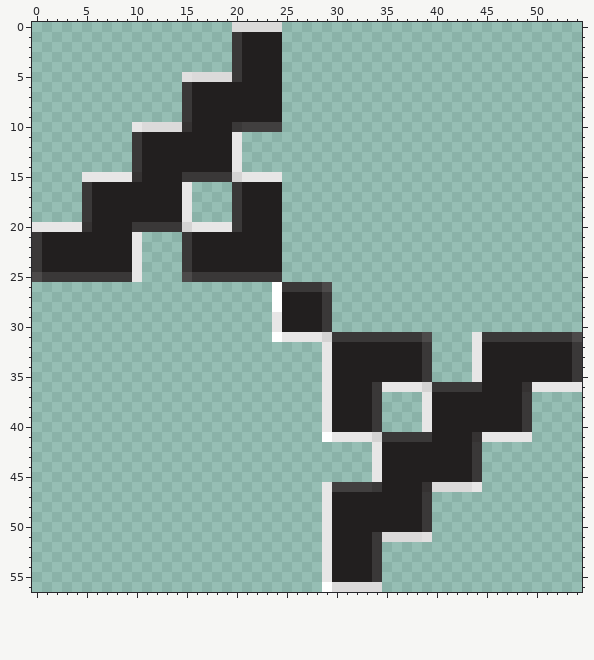
Pixel-art sprite, stored at FMS/FMS.WEB/Content/Images/Dashboard/LCD/icon.png. The first picture shows the starting point.
The file is 55x57 pixels. Colours within 5 levels of each other are drawn and written as one.
The result:
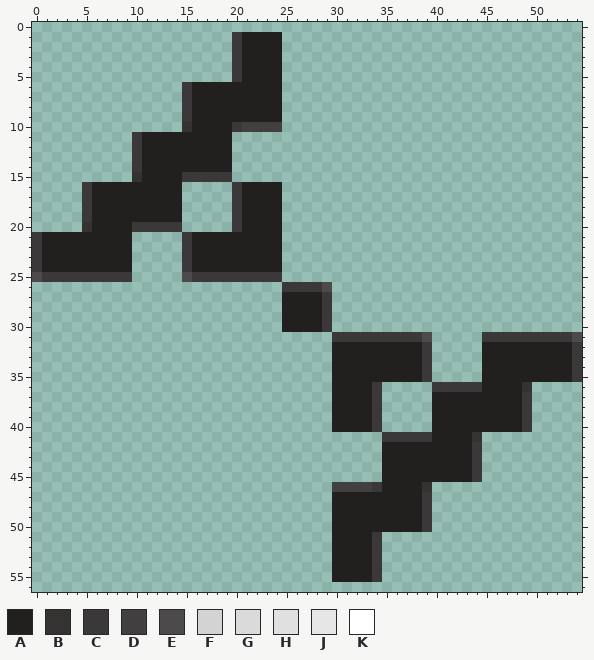
Palette (. is transparent): A #221f1f  B #353232  C #3a3838  D #413f3f  E #4c4a4a  F #d4d3d3  G #dbdada  H #e1e0e0  J #e7e6e6  K #ffffff
Difference:
The edit erases colour F in row 15 at x 20; in row 20 at x 15; in row 31 at x 29; in row 36 at x 39; in row 41 at x 34.
The edit erases colour G in row 0 at x 20 to 24; in row 5 at x 16 to 19; in row 10 at x 11 to 14; in row 46 at x 40 to 43; in row 51 at x 35 to 38; in row 56 at x 30 to 34.
The edit erases colour H in row 5 at x 15; in row 51 at x 39.
The edit erases colour J in row 10 at x 10; in rows 11 to 14 at x 20; in row 15 at x 5 to 9 and 21 to 24; in rows 16 to 19 at x 15; in row 20 at x 0 to 4 and 16 to 19; in rows 21 to 25 at x 10.
The edit erases colour J in rows 29 to 30 at x 24; in row 31 at x 25 to 28 and 44; in rows 32 to 35 at x 29 and 44; in row 36 at x 29, 35 to 38 and 50 to 54; in rows 37 to 40 at x 29 and 39; in row 41 at x 30 to 33 and 45 to 49.
The edit erases colour J in rows 42 to 45 at x 34; in row 46 at x 29 and 44; in rows 47 to 55 at x 29.
The edit erases colour K in rows 26 to 28 at x 24; in row 31 at x 24; in row 41 at x 29; in row 56 at x 29.
